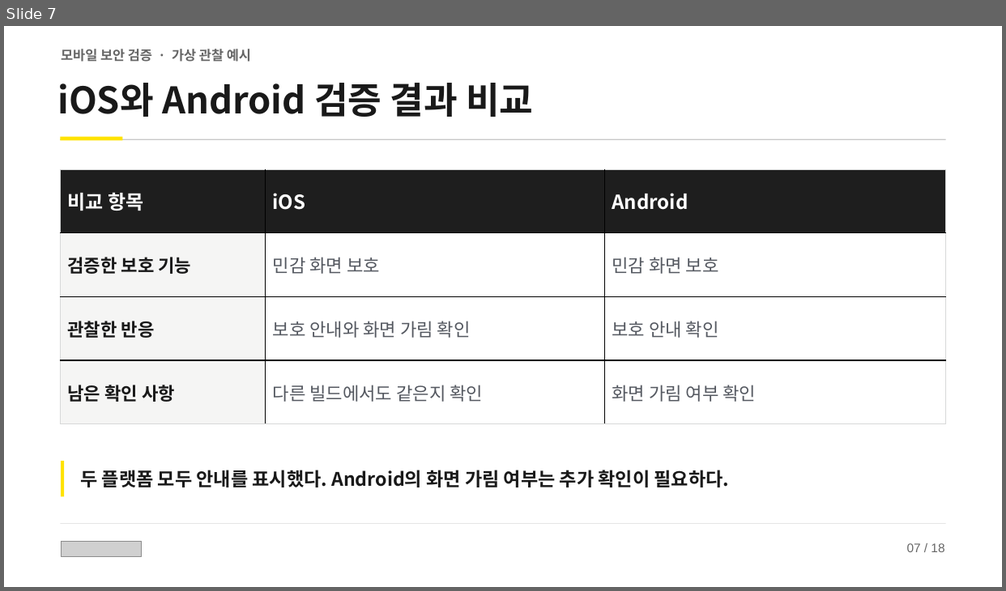
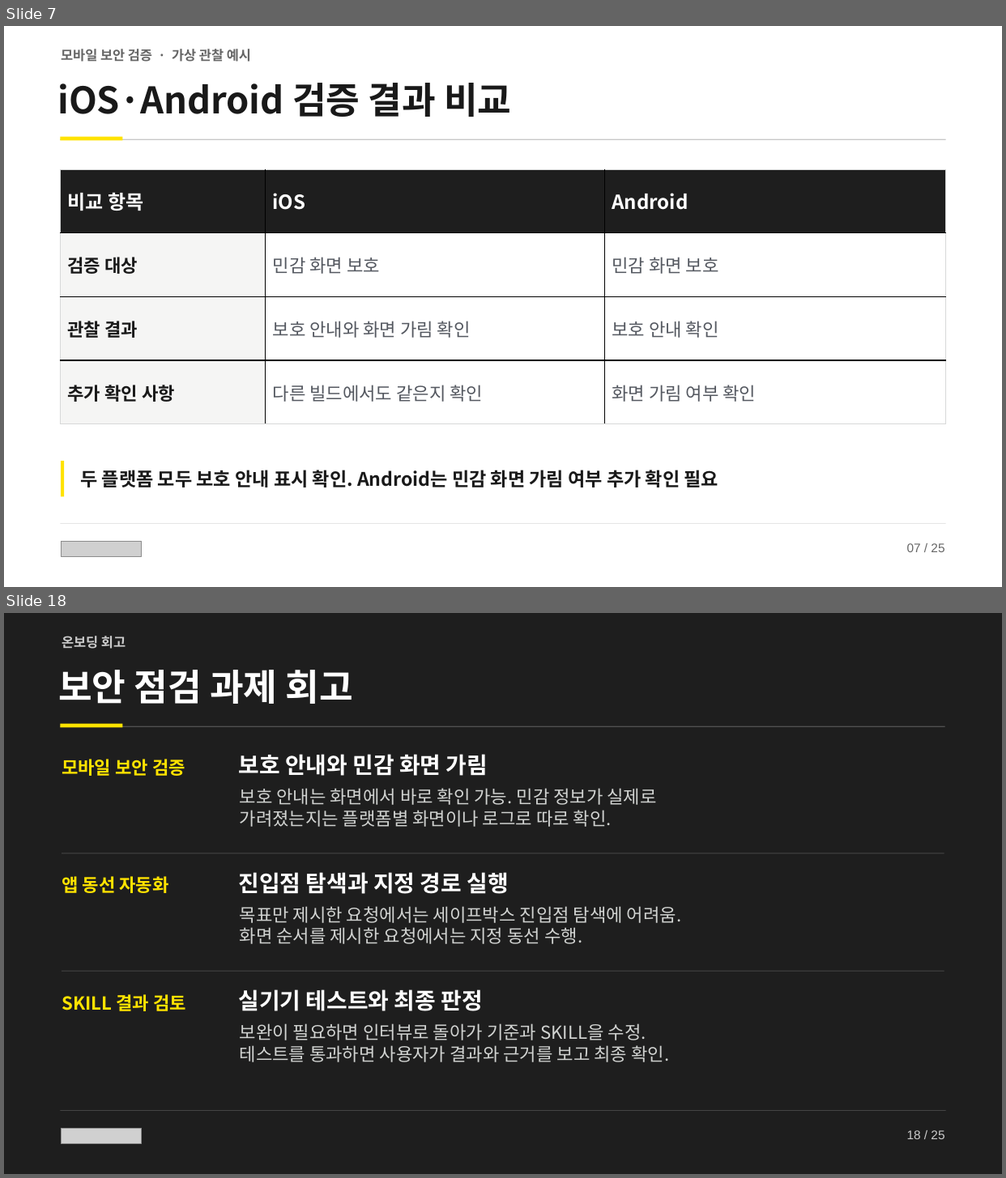
Before and after one commit to Ryuuuuu/maestro-gpui, a slide deck: assets/icons/kakaobank-security-onboarding.pptx. Shown one above the other, each under a label of ours: slide 7 before the commit, slides 7 and 18 after it; the slides between them are not shown. The pictures are 1006x591 and 1006x1178 pixels, drawn with LibreOffice and Linux fonts; fonts in the diff are those of the drawing; grey boxes stand for pictures. Boxes give left, top, right and bottom in pixels: in the first picture for what was removed or moved away, otherwise in the second. Text is boxed around its words. In the diff, an @@ line names an element or a change of style, - is before the commit and + after.

```diff
--- a/assets/icons/kakaobank-security-onboarding.pptx
+++ b/assets/icons/kakaobank-security-onboarding.pptx
@@ slide 18 added at [4, 613, 1002, 1174], background #1E1E1E @@
@@ text added at [62, 636, 126, 649], 12.8 pt, text #CCCCCC, bold @@
+온보딩 회고
@@ text added at [58, 670, 353, 704], 35.2 pt, text #FFFFFF, bold @@
+보안 점검 과제 회고
@@ rectangle added at [60, 726, 945, 727], fill #505050 @@
@@ rectangle added at [60, 724, 122, 727], fill #FFE300 @@
@@ text added at [239, 754, 488, 776], 21.8 pt, text #FFFFFF, bold @@
+보호 안내와 민감 화면 가림
@@ text added at [62, 759, 185, 776], 17.2 pt, text #FFE300, bold @@
+모바일 보안 검증
@@ text added at [240, 788, 657, 827], 17.2 pt, text #D1D3D1 @@
+보호 안내는 화면에서 바로 확인 가능. 민감 정보가 실제로
+가려졌는지는 플랫폼별 화면이나 로그로 따로 확인.
@@ rectangle added at [62, 854, 944, 854], fill #474747 @@
@@ text added at [62, 876, 168, 893], 17.2 pt, text #FFE300, bold @@
+앱 동선 자동화
@@ text added at [239, 872, 508, 894], 21.8 pt, text #FFFFFF, bold @@
+진입점 탐색과 지정 경로 실행
@@ text added at [240, 906, 682, 944], 17.2 pt, text #D1D3D1 @@
+목표만 제시한 요청에서는 세이프박스 진입점 탐색에 어려움.
+화면 순서를 제시한 요청에서는 지정 동선 수행.
@@ rectangle added at [62, 971, 944, 972], fill #474747 @@
@@ text added at [62, 995, 186, 1012], 17.2 pt, text #FFE300, bold @@
+SKILL 결과 검토
@@ text added at [239, 990, 482, 1012], 21.8 pt, text #FFFFFF, bold @@
+실기기 테스트와 최종 판정
@@ text added at [240, 1024, 669, 1063], 17.2 pt, text #D1D3D1 @@
+보완이 필요하면 인터뷰로 돌아가 기준과 SKILL을 수정.
+테스트를 통과하면 사용자가 결과와 근거를 보고 최종 확인.
@@ rectangle added at [60, 1111, 946, 1112], fill #454545 @@
@@ picture added at [61, 1129, 141, 1144] @@
@@ text added at [907, 1131, 944, 1139], 12 pt, text #CCCCCC @@
+18 / 25
@@ slide 7 changed as well @@
@@ text at [57, 83, 511, 117]: text changed @@
-iOS와 Android 검증 결과 비교
+iOS·Android 검증 결과 비교
@@ table at [60, 169, 946, 425] @@
-row 2, column 1: 검증한 보호 기능
+row 2, column 1: 검증 대상
-row 3, column 1: 관찰한 반응
+row 3, column 1: 관찰 결과
-row 4, column 1: 남은 확인 사항
+row 4, column 1: 추가 확인 사항
@@ text at [80, 470, 719, 488]: text changed @@
-두 플랫폼 모두 안내를 표시했다. Android의 화면 가림 여부는 추가 확인이 필요하다.
+두 플랫폼 모두 보호 안내 표시 확인. Android는 민감 화면 가림 여부 추가 확인 필요
@@ text at [907, 544, 944, 552]: text changed @@
-07 / 18
+07 / 25
```
Also in this commit, not shown: 11 other slides changed, 11 other slides added, 5 slides removed.
